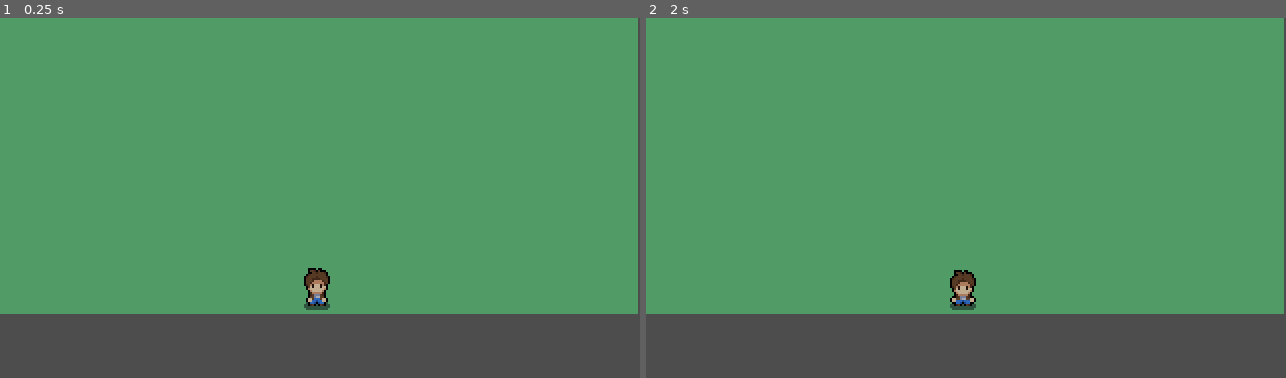
Above: before the commit, frames 1-2 (left to right).
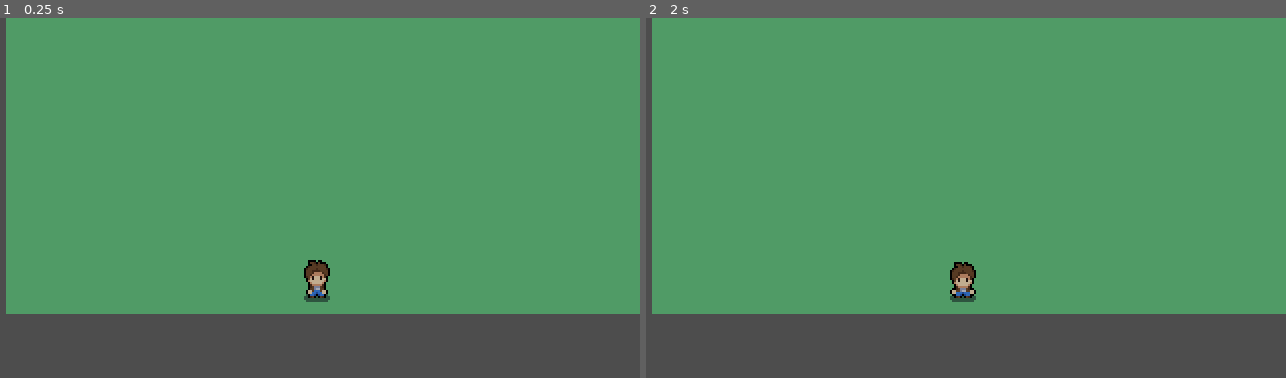
Above: after the commit, the same moments.

Repository: lightlystarched/rpg-game
Game: Godot game, scene res://scenes/cliffside.tscn
The game is run twice, just before and just after one commit, with the same random seed, the same clock (stepped at 60 frames per second) and the same inputs. This scene is started directly instead of the project's main scene.
Inputs:
- Up to frame 1 (0.25 s): no input
- Up to frame 2 (2 s): no input

The runs differ from the first frame. In frame 1, 1.5% of the frame differs, in the area x 0-100%, y 0-83%; in frame 2, 1.5%.

Commit message:
added scene transition back to main scene

Diff:
--- a/scenes/cliffside.tscn
+++ b/scenes/cliffside.tscn
@@ -1,5 +1,6 @@
-[gd_scene load_steps=7 format=4 uid="uid://dicvlrxgmxrj3"]
+[gd_scene load_steps=9 format=4 uid="uid://dicvlrxgmxrj3"]
 
+[ext_resource type="Script" path="res://scenes/cliffside.gd" id="1_4tec0"]
 [ext_resource type="Texture2D" uid="uid://curfsy2ia0ws2" path="res://assets/sprites/tilesets/plains.png" id="1_bhfvh"]
 [ext_resource type="Texture2D" uid="uid://b4vj8neux11v0" path="res://assets/sprites/tilesets/grass.png" id="2_ac0o2"]
 [ext_resource type="PackedScene" uid="uid://ru3nkrpj126d" path="res://scenes/player.tscn" id="3_mjbjg"]
@@ -83,7 +84,11 @@
 sources/0 = SubResource("TileSetAtlasSource_8ojmx")
 sources/1 = SubResource("TileSetAtlasSource_ftt24")
 
+[sub_resource type="RectangleShape2D" id="RectangleShape2D_fh2i7"]
+size = Vector2(29, 20)
+
 [node name="Cliffside" type="Node2D"]
+script = ExtResource("1_4tec0")
 
 [node name="Map" type="Node2D" parent="."]
 
@@ -93,4 +98,13 @@
 tile_set = SubResource("TileSet_f2rmj")
 
 [node name="Player" parent="." instance=ExtResource("3_mjbjg")]
-position = Vector2(160, 173)
+position = Vector2(156, 169)
+
+[node name="cliffside_exit" type="Area2D" parent="."]
+
+[node name="CollisionShape2D" type="CollisionShape2D" parent="cliffside_exit"]
+position = Vector2(162.5, 186)
+shape = SubResource("RectangleShape2D_fh2i7")
+
+[connection signal="body_entered" from="cliffside_exit" to="." method="_on_cliffside_exit_body_entered"]
+[connection signal="body_exited" from="cliffside_exit" to="." method="_on_cliffside_exit_body_exited"]
--- a/scripts/global.gd
+++ b/scripts/global.gd
@@ -13,7 +13,7 @@
 func finish_scene_change():
 	if transition_scene == true:
 		transition_scene = false
-		if current_scene == "Game":
-			current_scene = "Cliffside"
-		else:
-			current_scene = "Game"
+	if current_scene == "Game":
+		current_scene = "Cliffside"
+	else:
+		current_scene = "Game"
